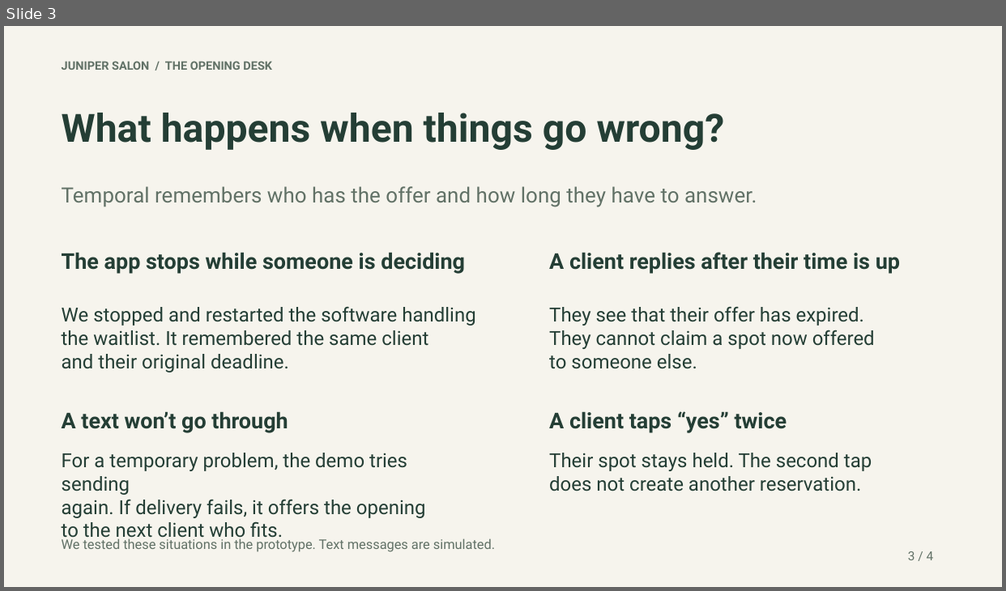
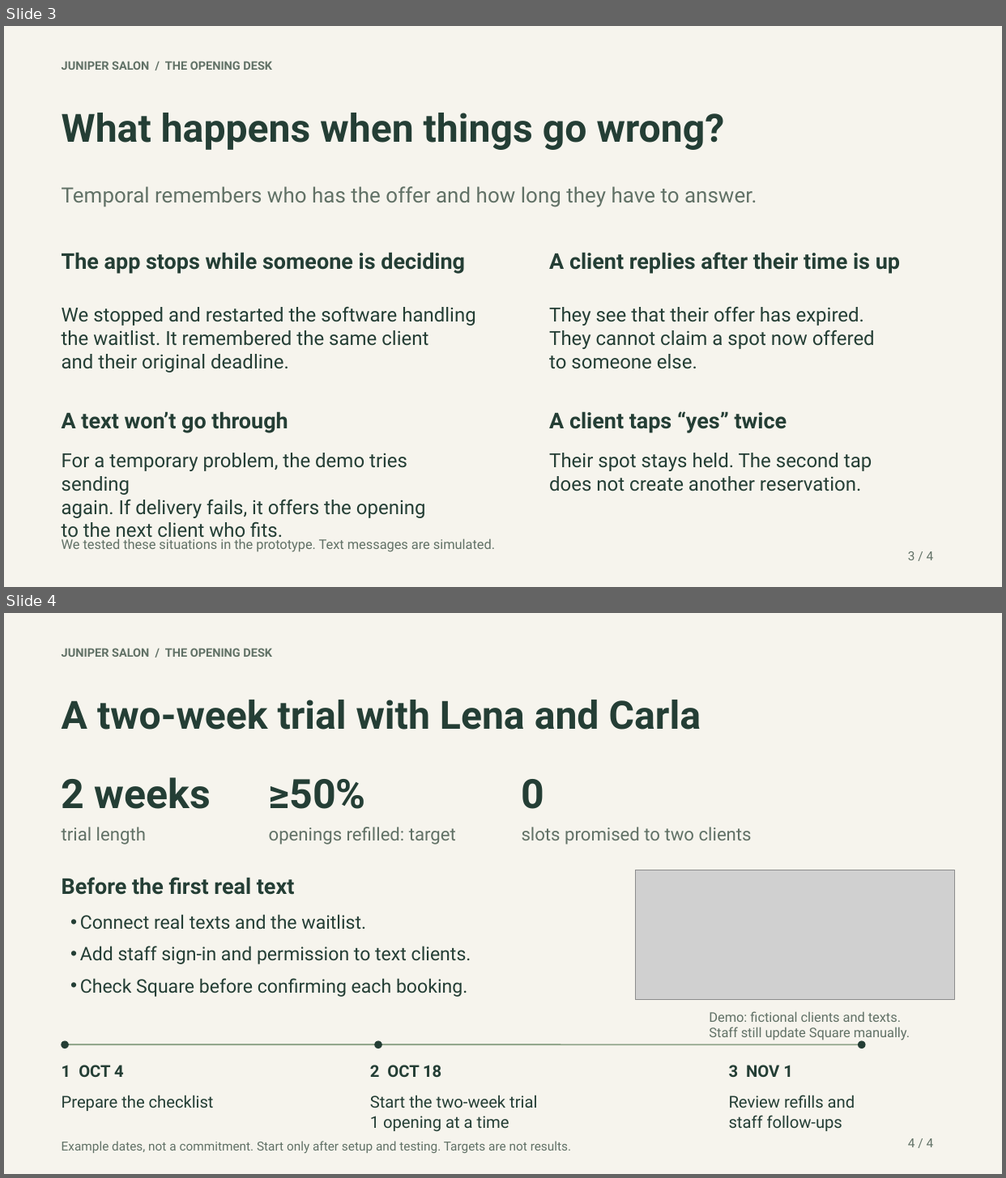
Before and after one commit to Zelda-Upskilling/juniper-salon-assessment, a slide deck: presentation/juniper-salon.pptx. Shown one above the other, each under a label of ours: slide 3 before the commit, slides 3 and 4 after it. The pictures are 1006x591 and 1006x1178 pixels, drawn with LibreOffice and Linux fonts; fonts in the diff are those of the drawing; grey boxes stand for pictures. Boxes give left, top, right and bottom in pixels: in the first picture for what was removed or moved away, otherwise in the second. Text is boxed around its words. In the diff, an @@ line names an element or a change of style, - is before the commit and + after.

Commit message:
Show pilot targets, checklist, and illustrative timeline on final slide

```diff
--- a/presentation/juniper-salon.pptx
+++ b/presentation/juniper-salon.pptx
@@ slide 4 added at (4, 613, 1002, 1174), background #F6F4ED @@
@@ text added at (62, 648, 272, 657), 11.2 pt, text #617166, bold @@
+JUNIPER SALON / THE OPENING DESK
@@ text added at (62, 700, 701, 730), 37.5 pt, text #243E35, bold @@
+A two-week trial with Lena and Carla
@@ text added at (62, 777, 211, 809), 39 pt, text #243E35, bold @@
+2 weeks
@@ text added at (269, 779, 366, 809), 39 pt, text #243E35, bold @@
+≥50%
@@ text added at (522, 779, 545, 809), 39 pt, text #243E35, bold @@
+0
@@ text added at (62, 827, 146, 845), 17.2 pt, text #617166 @@
+trial length
@@ text added at (269, 827, 456, 845), 17.2 pt, text #617166 @@
+openings refilled: target
@@ text added at (522, 827, 752, 845), 17.2 pt, text #617166 @@
+slots promised to two clients
@@ text added at (62, 877, 294, 895), 21 pt, text #243E35, bold @@
+Before the first real text
@@ picture added at (636, 871, 956, 1000) @@
@@ text added at (80, 914, 471, 997), 18 pt, text #243E35 @@
+• Connect real texts and the waitlist.
+• Add staff sign-in and permission to text clients.
+• Check Square before confirming each booking.
@@ text added at (709, 1012, 910, 1041), 12.8 pt, text #617166 @@
+Demo: fictional clients and texts.
+Staff still update Square manually.
@@ ellipse added at (61, 1041, 68, 1049), fill #243E35 @@
@@ line added from (65, 1045) to (862, 1045), #93A78D 1.5 pt @@
@@ ellipse added at (374, 1041, 382, 1049), fill #243E35 @@
@@ ellipse added at (859, 1041, 866, 1049), fill #243E35 @@
@@ text added at (62, 1065, 124, 1077), 15.8 pt, text #243E35, bold @@
+1 OCT 4
@@ text added at (370, 1065, 441, 1077), 15.8 pt, text #243E35, bold @@
+2 OCT 18
@@ text added at (729, 1065, 793, 1077), 15.8 pt, text #243E35, bold @@
+3 NOV 1
@@ text added at (62, 1095, 214, 1111), 15.8 pt, text #243E35 @@
+Prepare the checklist
@@ text added at (370, 1095, 537, 1132), 15.8 pt, text #243E35 @@
+Start the two-week trial
+1 opening at a time
@@ text added at (729, 1095, 855, 1131), 15.8 pt, text #243E35 @@
+Review refills and
+staff follow-ups
@@ text added at (62, 1141, 571, 1153), 12 pt, text #617166 @@
+Example dates, not a commitment. Start only after setup and testing. Targets are not results.
@@ text added at (908, 1139, 934, 1148), 12 pt, text #617166 @@
+4 / 4
```
Also in this commit, not shown: 1 slide removed, 2 other files.
